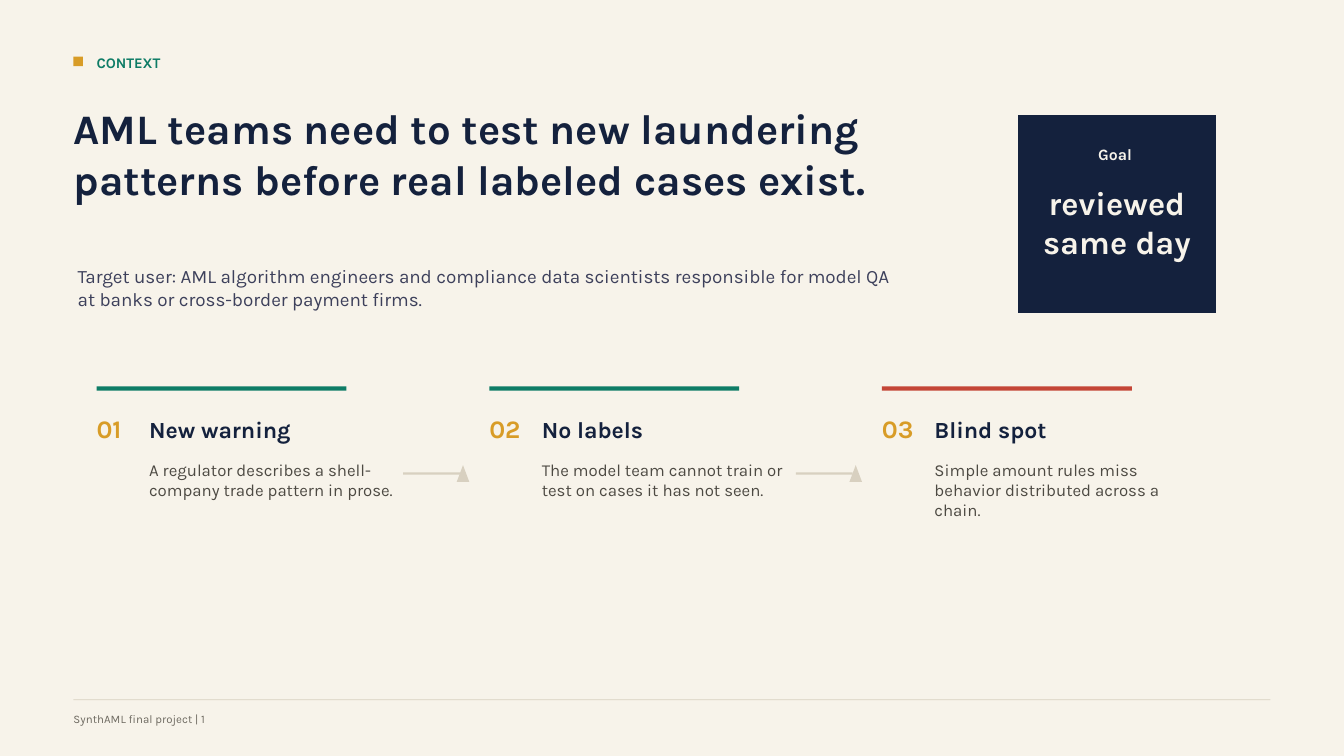
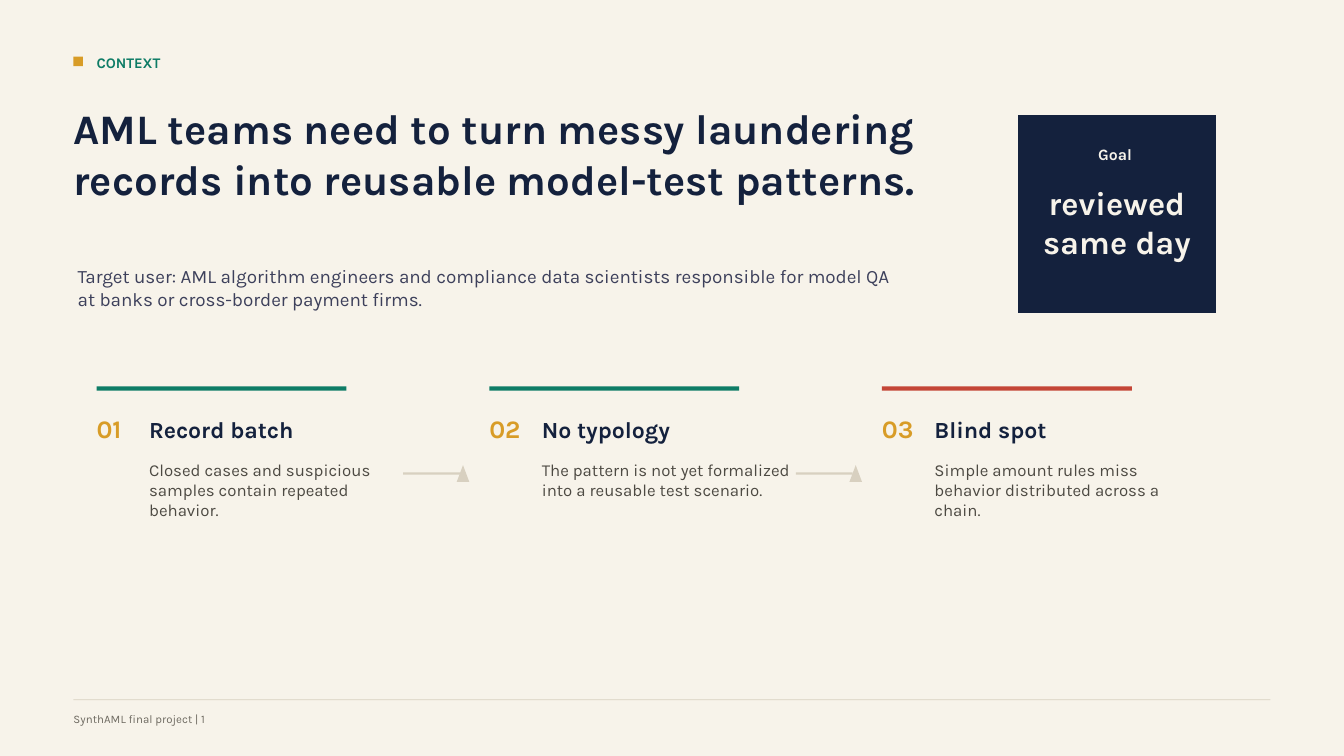
Before and after one commit to yq688m3JT/genAI_final, a slide deck: slide 2 of docs/synthaml-final-presentation.pptx. Drawn at 1344x756 pixels with LibreOffice and Linux fonts; fonts in the diff are those of the drawing. Boxes give left, top, right and bottom in pixels: in the first picture for what was removed or moved away, otherwise in the second. Text is boxed around its words. In the diff, an @@ line names an element or a change of style, - is before the commit and + after.

Commit message:
Reframe SynthAML as record-driven pattern discovery

```diff
--- a/docs/synthaml-final-presentation.pptx
+++ b/docs/synthaml-final-presentation.pptx
@@ text at [73, 114, 914, 205]: text changed @@
-AML teams need to test new laundering patterns before real labeled cases exist.
+AML teams need to turn messy laundering records into reusable model-test patterns.
@@ text at [149, 422, 293, 439]: text changed @@
-New warning
+Record batch
@@ text at [542, 422, 670, 444]: text changed @@
-No labels
+No typology
@@ text at [149, 464, 370, 516]: text changed @@
-A regulator describes a shell-company trade pattern in prose.
+Closed cases and suspicious samples contain repeated behavior.
@@ text at [542, 464, 789, 496]: text changed @@
-The model team cannot train or test on cases it has not seen.
+The pattern is not yet formalized into a reusable test scenario.
```
Also in this commit, not shown: 6 other slides changed, 7 other files.
